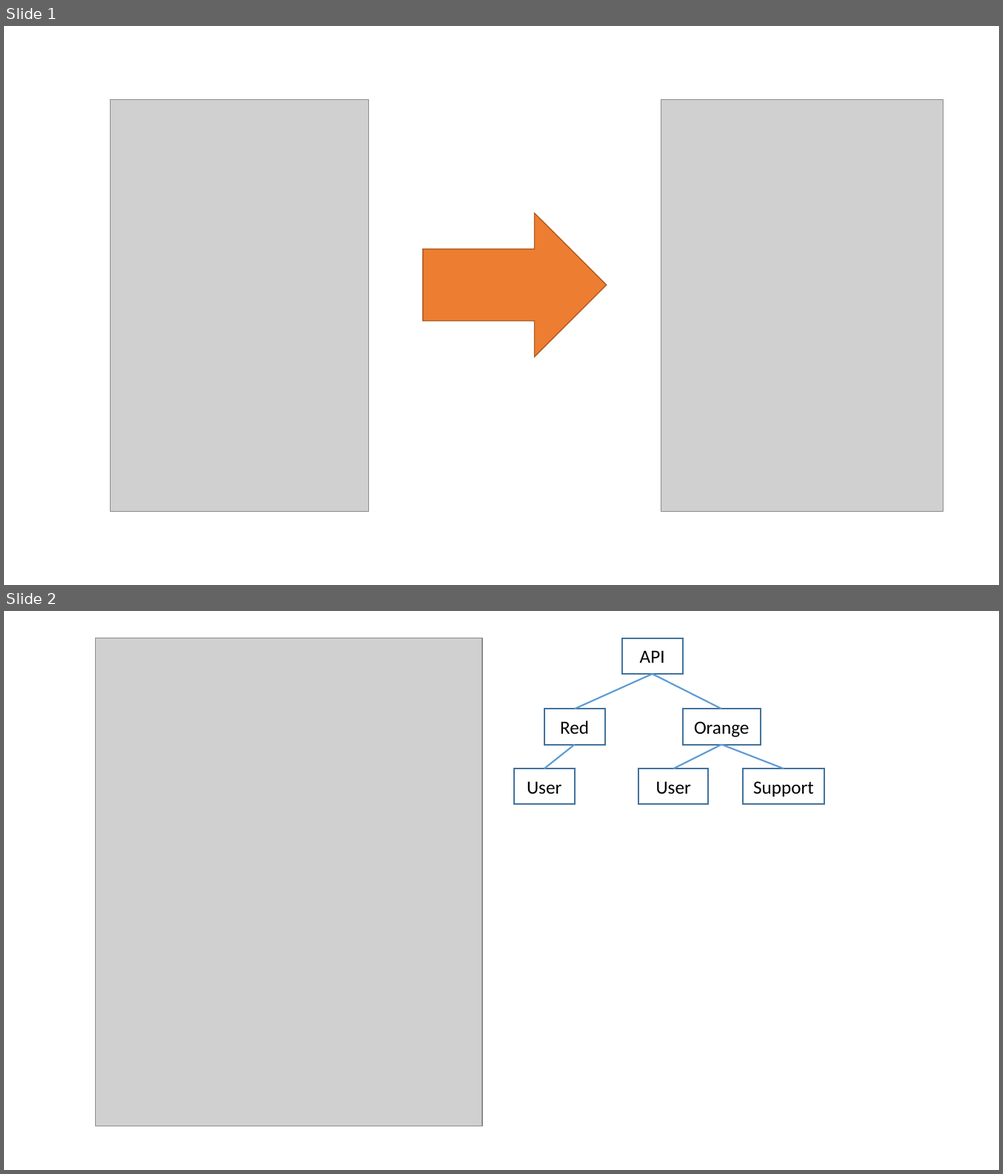
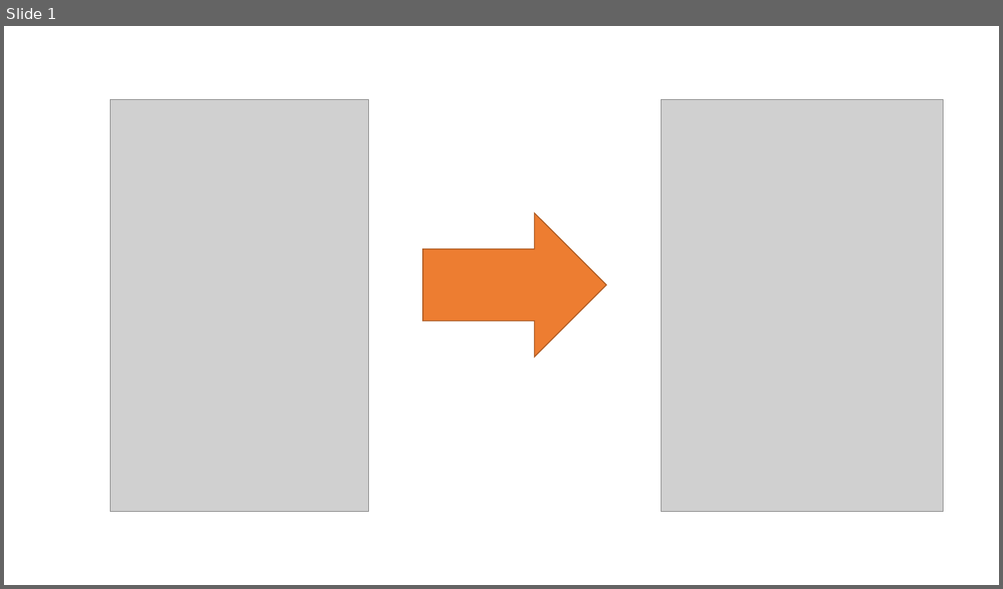
Before and after one commit to Avis20/mifi, a slide deck: My/OLD/Презентация Microsoft PowerPoint.pptx. Shown one above the other, each under a label of ours: slides 1 and 2 before the commit, slide 1 after it. The pictures are 1003x1174 and 1003x589 pixels, drawn with LibreOffice and Linux fonts; fonts in the diff are those of the drawing; grey boxes stand for pictures. Boxes give left, top, right and bottom in pixels: in the first picture for what was removed or moved away, otherwise in the second. Text is boxed around its words. In the diff, an @@ line names an element or a change of style, - is before the commit and + after.

```diff
--- a/My/OLD/Презентация Microsoft PowerPoint.pptx
+++ b/My/OLD/Презентация Microsoft PowerPoint.pptx
@@ slide 2 removed at [4,611,999,1170], background #FFFFFF @@
@@ picture removed at [96,638,482,1126] @@
@@ rectangle removed at [622,638,683,674] @@
-API
@@ line removed from (652, 674) to (575, 709) @@
@@ line removed from (652, 674) to (722, 709) @@
@@ rectangle removed at [544,709,605,744] @@
-Red
@@ rectangle removed at [683,709,760,744] @@
-Orange
@@ line removed from (575, 744) to (544, 769) @@
@@ line removed from (673, 769) to (722, 744) @@
@@ line removed from (722, 744) to (784, 769) @@
@@ rectangle removed at [514,769,574,804] @@
-User
@@ rectangle removed at [639,769,708,804] @@
-User
@@ rectangle removed at [743,769,825,804] @@
-Support
```
Also in this commit, not shown: 1 slide added, 11 other files.
